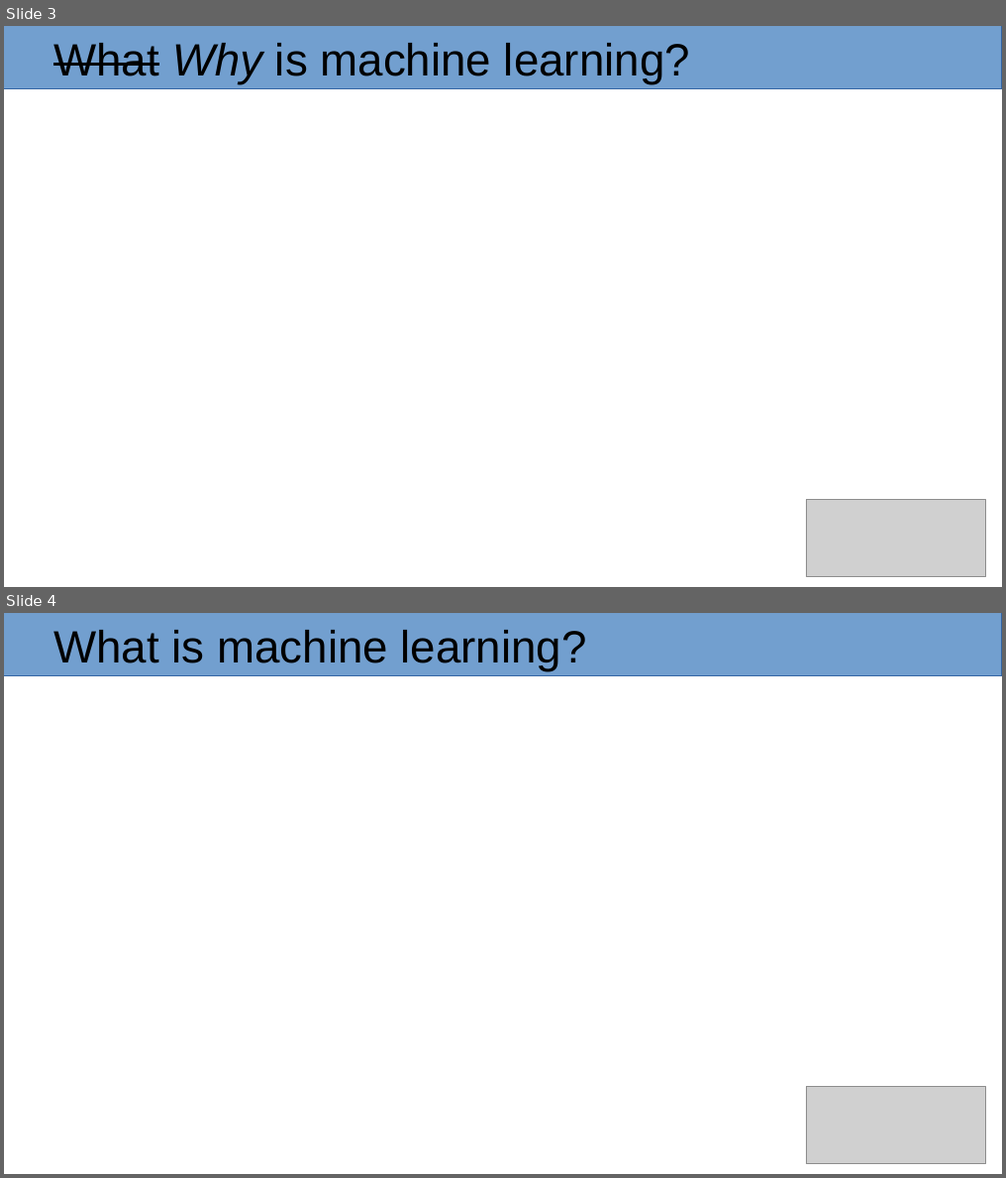
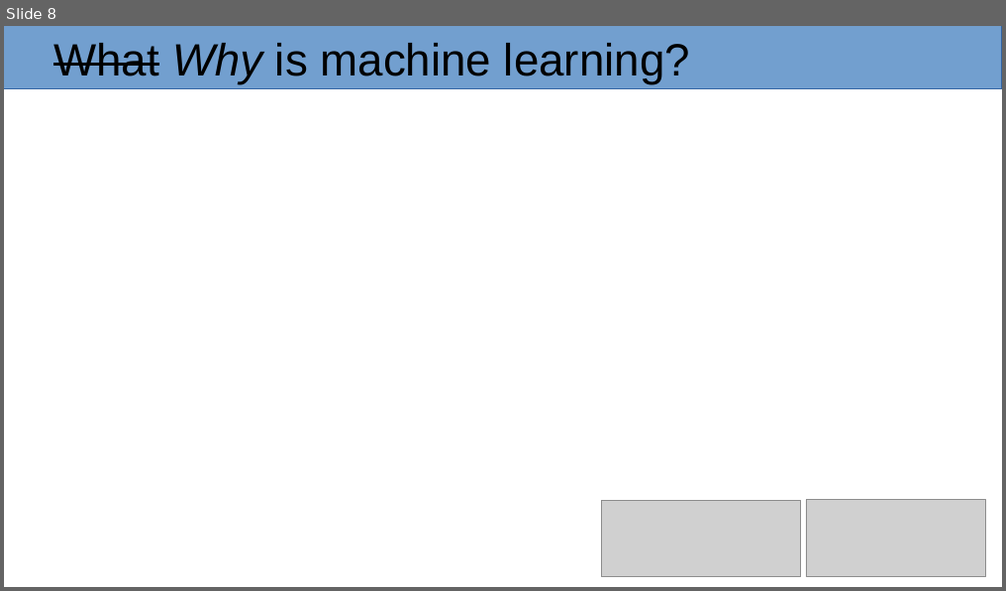
Before and after one commit to masterdesky/presentations, a slide deck: cosmology/cosmo-and-machine-learning/presentation/cosmo-and-ml.odp. Shown one above the other, each under a label of ours: slides 3 and 4 before the commit, slide 8 after it. The pictures are 1006x1178 and 1006x591 pixels, drawn with LibreOffice and Linux fonts; fonts in the diff are those of the drawing; grey boxes stand for pictures. Boxes give left, top, right and bottom in pixels: in the first picture for what was removed or moved away, otherwise in the second. Text is boxed around its words. In the diff, an @@ line names an element or a change of style, - is before the commit and + after.

```diff
--- a/cosmology/cosmo-and-machine-learning/presentation/cosmo-and-ml.odp
+++ b/cosmology/cosmo-and-machine-learning/presentation/cosmo-and-ml.odp
@@ slide 4 removed at (4, 613, 1002, 1174), background #FFFFFF @@
@@ rectangle removed at (4, 613, 1002, 676) @@
@@ title removed at (54, 630, 587, 671) @@
-What is machine learning?
@@ picture removed at (806, 1087, 986, 1164) @@
@@ what was slide 3 is now slide 8 @@
@@ slide 8 changed as well @@
@@ picture added at (602, 500, 801, 577) @@
```
Also in this commit, not shown: 3 other slides changed, 8 slides added, 3 other files.
